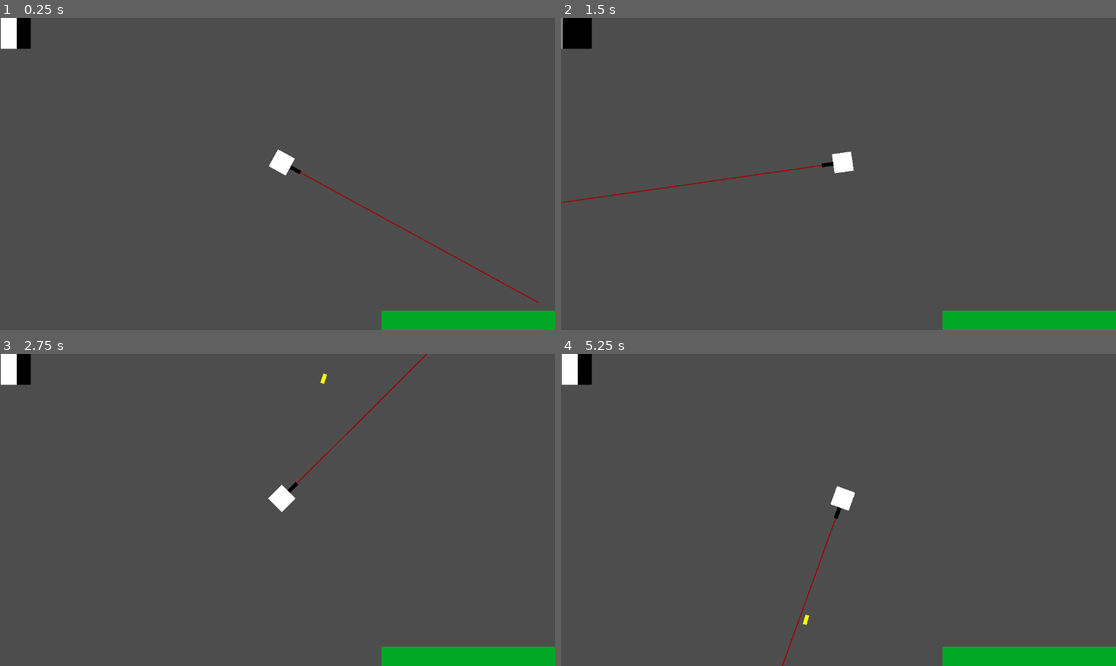
Above: before the commit, frames 1-4 (two rows, left to right).
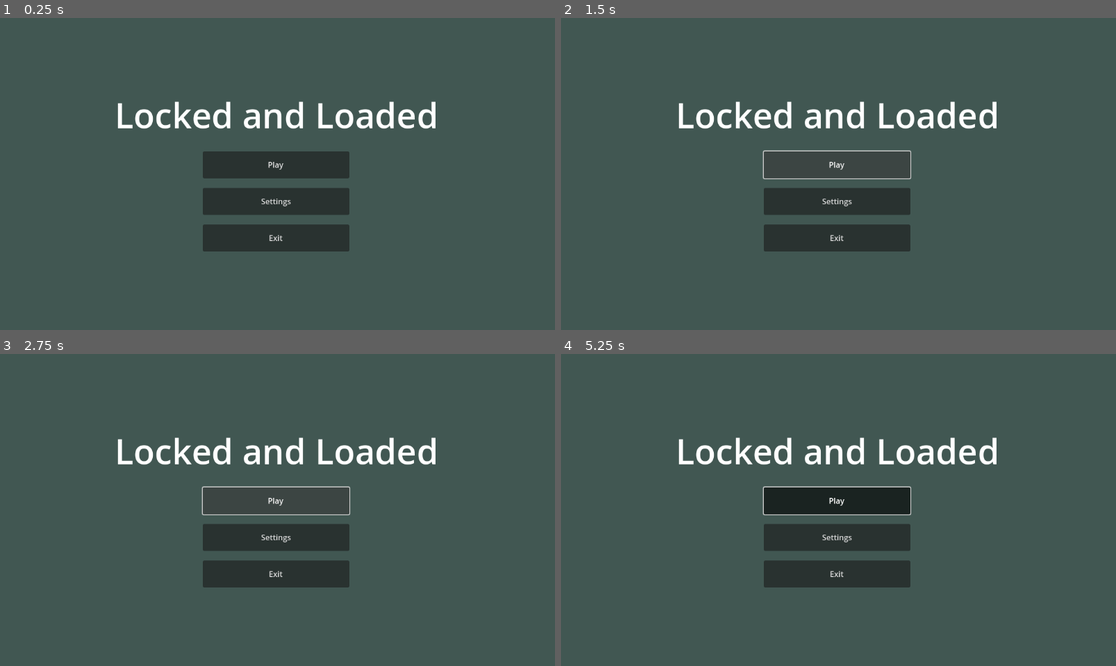
Above: after the commit, the same moments.

Repository: sinismylastname/LockedAndLoaded
Game: Godot game, scene res://scenes/main_menu.tscn
Same seed, same stepped clock (60 frames per second), same inputs: the game is played once before the commit and once after it. Before the commit the project starts from res://scenes/main.tscn.
Inputs (mouse positions are in pixels of both pictures, inside the frame that each line leads up to):
- Up to frame 1 (0.25 s): no input
- Up to frame 2 (1.5 s): click (838, 202) at 0.5 s, where only the run after the commit has a clickable "Settings"; click (838, 164) at 1.25 s, where only the run after the commit has a clickable "Play"
- Up to frame 3 (2.75 s): click (277, 500) at 2 s, where only the run after the commit has a clickable "Play"
- Up to frame 4 (5.25 s): click (838, 500) at 2.75 s, where only the run after the commit has a clickable "Play"; tap Enter at 3.5 s; hold Space (changeDir) 3.53-4.28 s; tap Space (changeDir) at 4.35 s; hold Space (changeDir) from 5.03 s (still down)

The runs differ from the first frame. In frame 1, 11% of the frame differs, in the area x 0-100%, y 0-100%; in frame 2, 9.6%; in frame 3, 9.5%; in frame 4, 11%.

Commit message:
Main Menu added!!

Diff:
--- /dev/null
+++ b/global.gd
@@ -0,0 +1,13 @@
+extends Node
+
+var enemyCount = 0
+
+signal enemy_count_changed(newCount)
+
+func increaseEnemyCount():
+	enemyCount += 1
+	enemy_count_changed.emit(enemyCount)
+
+func decrease_enemy_count():
+	enemyCount -= 1
+	enemy_count_changed.emit(enemyCount)
--- a/project.godot
+++ b/project.godot
@@ -11,9 +11,13 @@
 [application]
 
 config/name="New Game Project"
-run/main_scene="uid://155xx7s6y6ta"
+run/main_scene="uid://2yvq6yiiep7y"
 config/features=PackedStringArray("4.5", "GL Compatibility")
 config/icon="res://icon.svg"
+
+[autoload]
+
+Global="*res://global.gd"
 
 [editor_plugins]
 
--- /dev/null
+++ b/scenes/main_menu.tscn
@@ -0,0 +1,52 @@
+[gd_scene load_steps=2 format=3 uid="uid://2yvq6yiiep7y"]
+
+[sub_resource type="LabelSettings" id="LabelSettings_vue75"]
+font_size = 72
+
+[node name="Main Menu" type="Control"]
+layout_mode = 3
+anchors_preset = 15
+anchor_right = 1.0
+anchor_bottom = 1.0
+grow_horizontal = 2
+grow_vertical = 2
+
+[node name="background" type="ColorRect" parent="."]
+layout_mode = 1
+anchors_preset = 15
+anchor_right = 1.0
+anchor_bottom = 1.0
+color = Color(0.25545633, 0.3437047, 0.3218117, 1)
+
+[node name="Title" type="Label" parent="."]
+layout_mode = 0
+offset_left = 238.0
+offset_top = 152.0
+offset_right = 910.0
+offset_bottom = 251.0
+text = "Locked and Loaded"
+label_settings = SubResource("LabelSettings_vue75")
+
+[node name="Play" type="Button" parent="."]
+layout_mode = 0
+offset_left = 421.0
+offset_top = 277.0
+offset_right = 725.0
+offset_bottom = 333.0
+text = "Play"
+
+[node name="Settings" type="Button" parent="."]
+layout_mode = 0
+offset_left = 421.0
+offset_top = 353.0
+offset_right = 725.0
+offset_bottom = 409.0
+text = "Settings"
+
+[node name="Exit" type="Button" parent="."]
+layout_mode = 0
+offset_left = 421.0
+offset_top = 429.0
+offset_right = 725.0
+offset_bottom = 485.0
+text = "Exit"
--- a/scenes/player_ui.tscn
+++ b/scenes/player_ui.tscn
@@ -58,3 +58,9 @@
 value = 100.0
 texture_under = SubResource("GradientTexture2D_48xfa")
 texture_progress = SubResource("GradientTexture2D_7ctsh")
+
+[node name="EnemyCount" type="Label" parent="."]
+offset_top = 621.0
+offset_right = 125.0
+offset_bottom = 648.0
+text = "Enemies:"
--- a/scripts/enemy.gd
+++ b/scripts/enemy.gd
@@ -5,11 +5,18 @@
 var health = 10
 @onready var player = get_tree().get_root().find_child("Player", true, false)
 
+func _ready():
+	Global.increaseEnemyCount()
+
+func enemyDied():
+	Global.decrease_enemy_count()
+	queue_free()
+
 func takeDamage(damageAmount):
 	health -= damageAmount
 	print(health )
 	if health <= 0:
-		queue_free()
+		enemyDied()
 
 func _process(delta: float) -> void:
 		if is_instance_valid(player):
@@ -17,7 +24,7 @@
 			global_position += playerDirection * speed * delta
 			look_at(player.global_position)
 		else:
-			queue_free()
+			enemyDied()
 
 func _on_body_entered(body: Node2D) -> void:
 	if body.is_in_group("player"):
--- a/scripts/player_ui.gd
+++ b/scripts/player_ui.gd
@@ -1,6 +1,7 @@
 extends CanvasLayer
 @onready var fireRateUI = $FireRateUI
 @onready var healthBar = $HealthBarUI
+@onready var enemyCounter = $EnemyCount
 
 func _ready():
 	var Player = get_tree().get_root().find_child("Player", true, false)
@@ -8,6 +9,9 @@
 	Player.connect("cooldownUpdated", _on_player_cooldown_updated)
 	Player.connect("healthUpdated", _on_player_health_changed)
 	Player.connect("playerDied", _on_player_died)
+
+	Global.enemy_count_changed.connect(on_enemy_count_changed)
+	enemyCounter.text = "Enemies: %d" % Global.enemyCount
 
 func _on_player_cooldown_updated(timeLeft):
 	fireRateUI.value = timeLeft
@@ -20,4 +24,6 @@
 
 func _on_player_died():
 	healthBar.value = 0
-	#add more death stuff here, like switching to a scene that says Game Over
+
+func on_enemy_count_changed(newCount):
+	enemyCounter.text = "Enemies: %d" % newCount
--- a/scripts/wave_manager.gd
+++ b/scripts/wave_manager.gd
@@ -23,8 +23,8 @@
 	startWave()
 
 func countEnemies():
-	enemyCount = get_tree().get_nodes_in_group("enemies").size()
-	print(enemyCount)
+	enemyCount = Global.enemyCount
+	#print(enemyCount)
 
 func startWave():
 	spawnTimer.start(spawnTime)
Not shown, added: global.gd.uid
Renamed: scenes/main.tscn -> scenes/game.tscn
